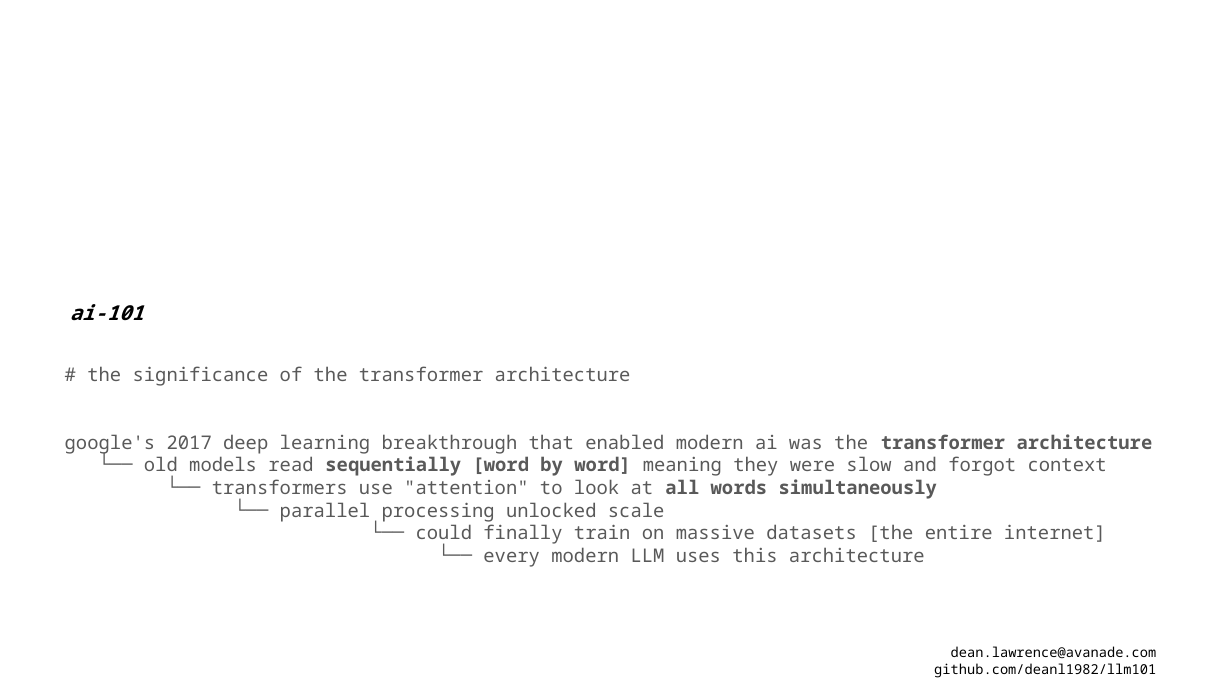
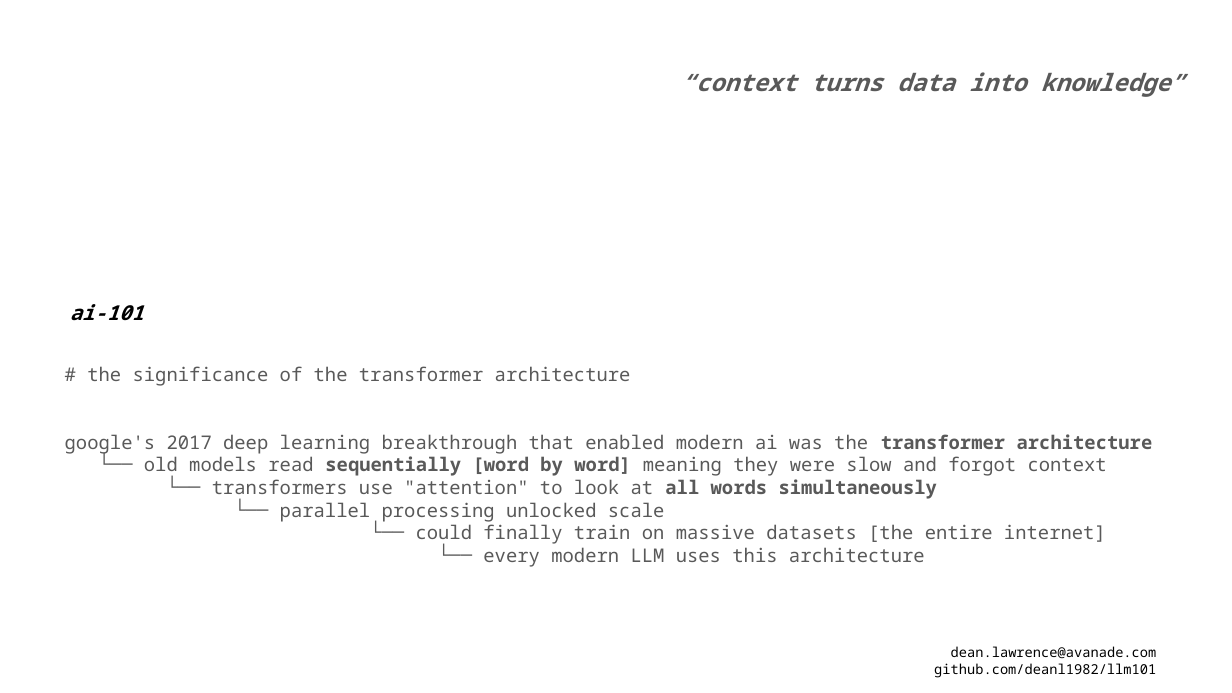
Before and after one commit to deanl1982/llm101, a slide deck: slide 4 of llm101.pptx. Drawn at 1232x693 pixels with LibreOffice and Linux fonts; fonts in the diff are those of the drawing. Boxes give left, top, right and bottom in pixels: in the first picture for what was removed or moved away, otherwise in the second. Text is boxed around its words. In the diff, an @@ line names an element or a change of style, - is before the commit and + after.

```diff
--- a/llm101.pptx
+++ b/llm101.pptx
@@ text added at <box>681,72,1185,97</box>, 14 pt, text #595959, bold, italic @@
+“context turns data into knowledge”
```
Also in this commit, not shown: 3 other slides changed.
